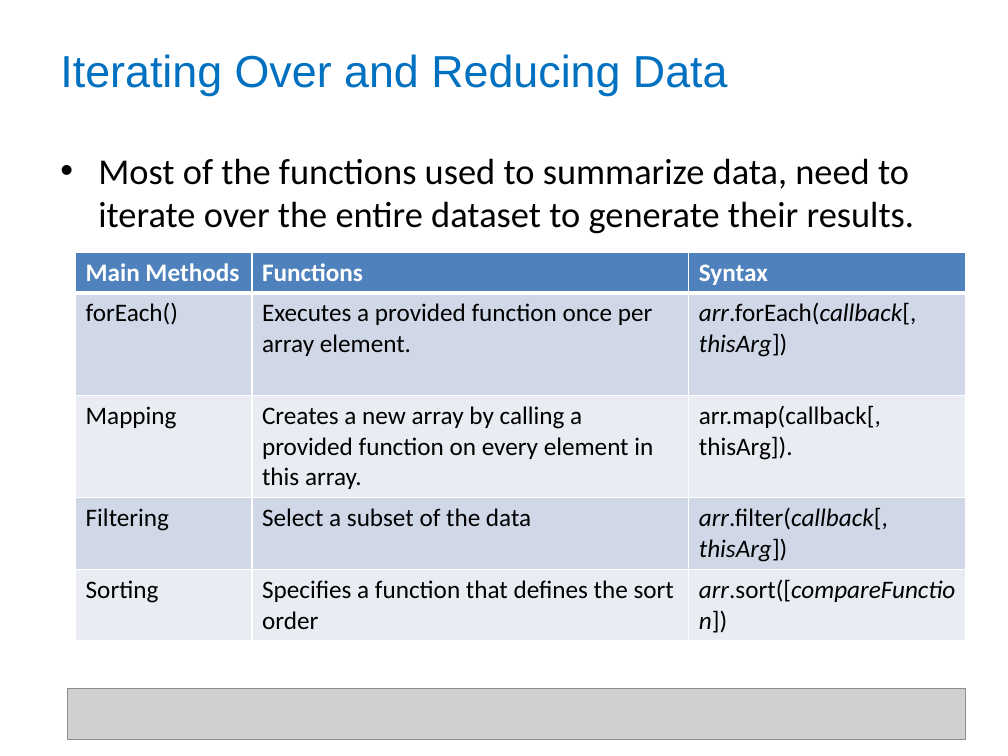
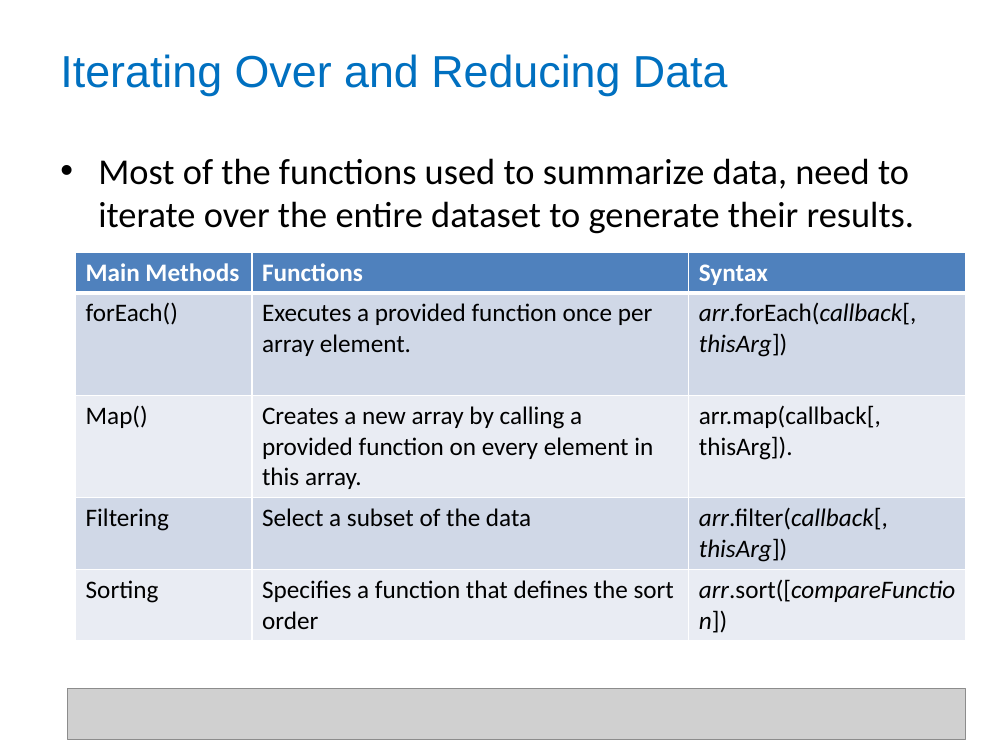
Before and after one commit to shyamTum/JavaScript, a slide deck: slide 14 of Final.pptx. Drawn at 1008x756 pixels with LibreOffice and Linux fonts; fonts in the diff are those of the drawing; grey boxes stand for pictures. Boxes give left, top, right and bottom in pixels: in the first picture for what was removed or moved away, otherwise in the second. Text is boxed around its words. In the diff, an @@ line names an element or a change of style, - is before the commit and + after.

```diff
--- a/Final.pptx
+++ b/Final.pptx
@@ table at box(76, 252, 966, 636) @@
-row 3, column 1: Mapping
+row 3, column 1: Map()
```
Also in this commit, not shown: 2 other slides changed, 1 slide added, 1 slide removed, 1 other file.
